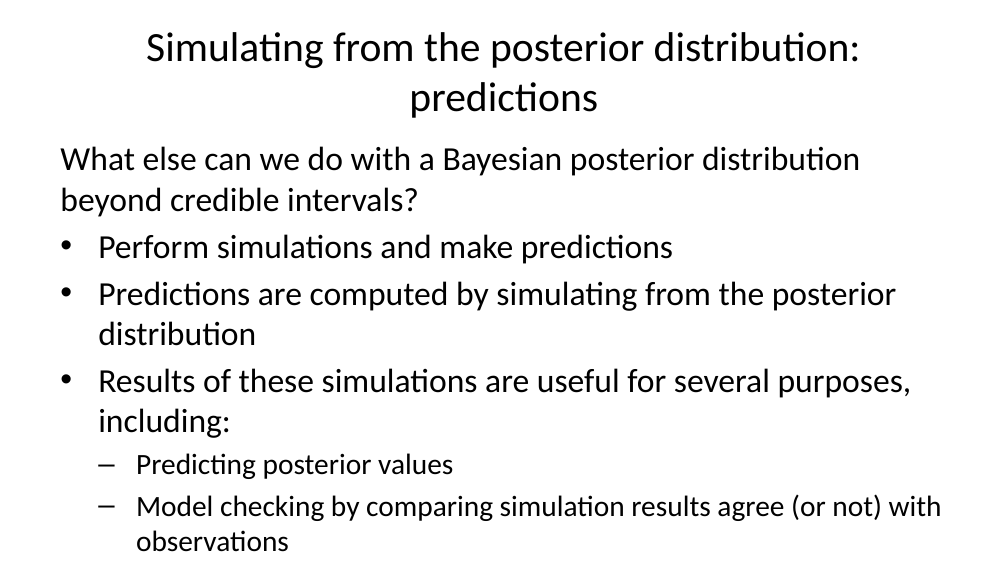
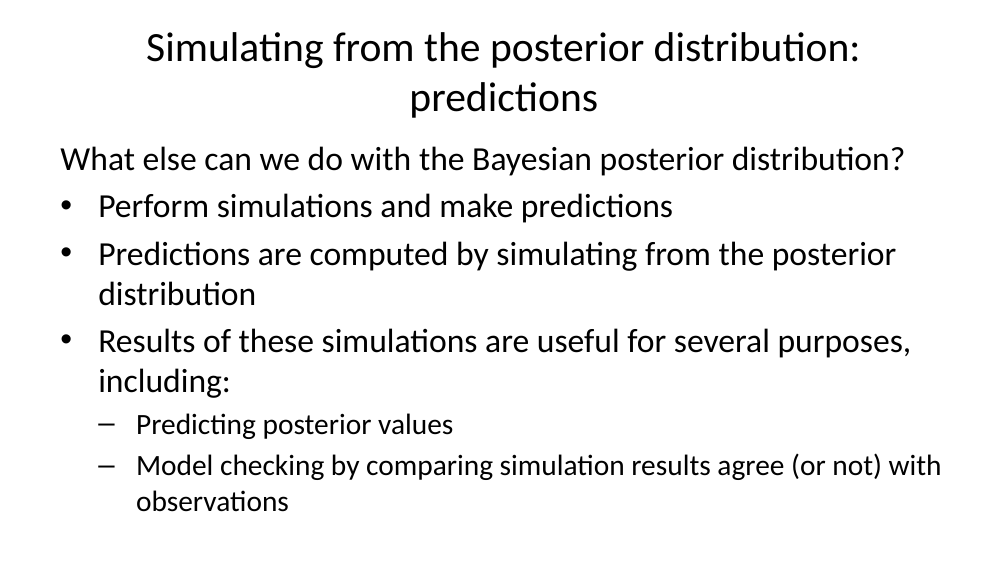
Before and after one commit to StephenElston/CSCI-E-83, a slide deck: slide 45 of LectureSlides/07_IntroductionToBayesModels.pptx. Drawn at 1008x567 pixels with LibreOffice and Linux fonts; fonts in the diff are those of the drawing. Boxes give left, top, right and bottom in pixels: in the first picture for what was removed or moved away, otherwise in the second. Text is boxed around its words. In the diff, an @@ line names an element or a change of style, - is before the commit and + after.

```diff
--- a/LectureSlides/07_IntroductionToBayesModels.pptx
+++ b/LectureSlides/07_IntroductionToBayesModels.pptx
@@ text at [60, 146, 906, 176]: text changed @@
-What else can we do with a Bayesian posterior distribution beyond credible intervals?
+What else can we do with the Bayesian posterior distribution?
```
Also in this commit, not shown: 13 other slides changed.
